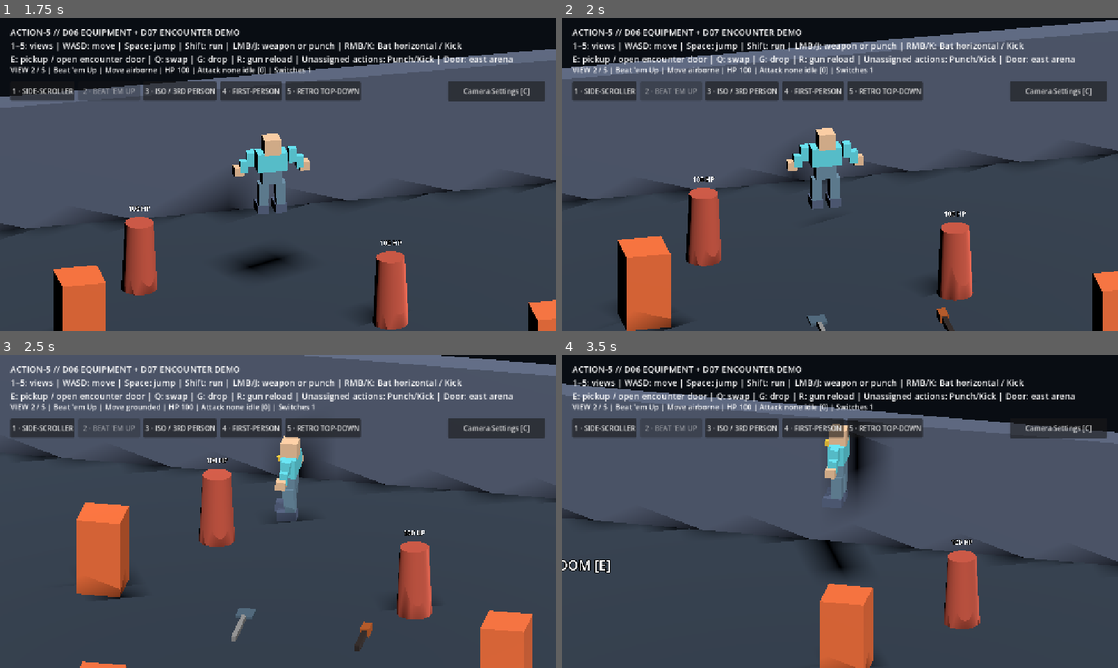
Above: before the commit, frames 1-4 (two rows, left to right).
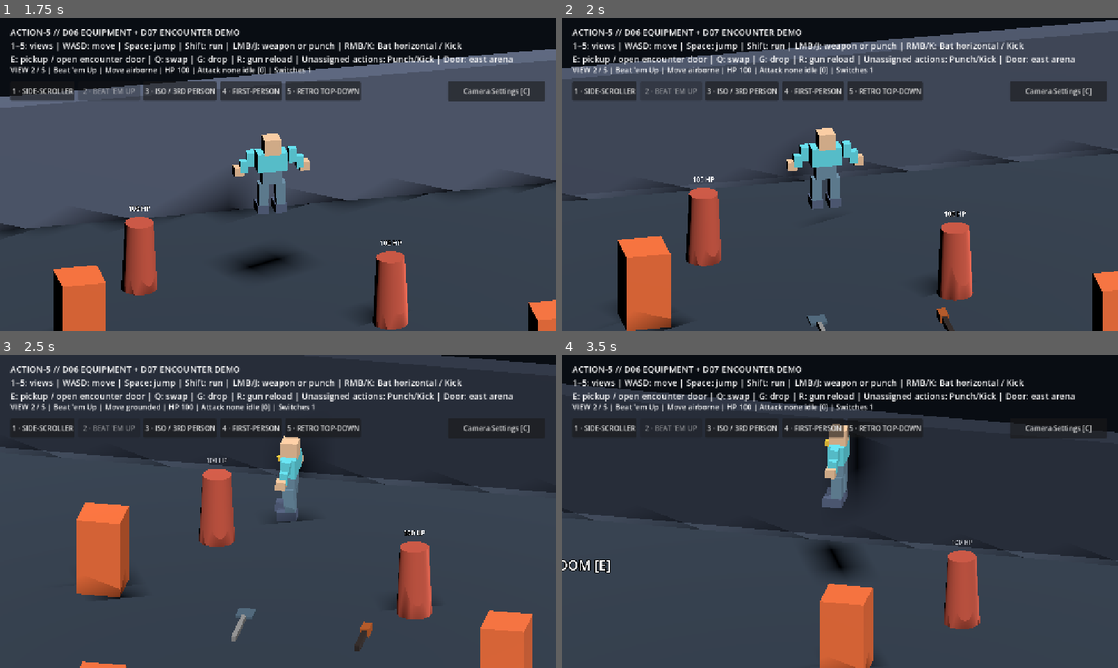
Above: after the commit, the same moments.

Repository: bravado/ACTION-5
Game: Godot game, scene res://demo/main.tscn
The game is run twice, just before and just after one commit, with the same random seed, the same clock (stepped at 60 frames per second) and the same inputs.
Inputs (mouse positions are in pixels of both pictures, inside the frame that each line leads up to):
- Up to frame 1 (1.75 s): tap Enter at 0.5 s; move the mouse to (250, 237) at 0.52 s; hold W (move_up) from 0.53 s (still down); tap Ctrl (actor_crouch) at 0.6 s; click (250, 237) at 0.67 s; tap Space (actor_jump) at 0.77, 1.52 s; move the mouse to (444, 221) at 1.27 s; tap Alt (actor_dodge) at 1.35 s
- Up to frame 2 (2 s): keep holding W (move_up)
- Up to frame 3 (2.5 s): move the mouse to (111, 464) at 2.02 s; release W (move_up) at 2.03 s; hold A (move_left) from 2.03 s (still down); tap K (actor_kick) at 2.1 s
- Up to frame 4 (3.5 s): keep holding A (move_left); move the mouse to (867, 511) at 2.77 s; tap J (actor_punch) at 2.85 s; click (867, 511) at 2.92 s; tap Space (actor_jump) at 3.02 s

Frame 1 is identical in both runs. In frame 2, 0.3% of the frame differs, in the area x 0-100%, y 43-60%; in frame 3, 30%; in frame 4, 36%, in the area x 0-100%, y 9-68%.

Commit message:
feat(d08): opt only outer perimeter walls into proximity fading; preserve inner doors and obstacles

Diff:
--- a/demo/main.tscn
+++ b/demo/main.tscn
@@ -30,6 +30,7 @@
 [ext_resource type="Script" path="res://demo/world/location_manager.gd" id="27_location_manager"]
 [ext_resource type="Script" path="res://demo/interactions/location_portal.gd" id="28_location_portal"]
 [ext_resource type="PackedScene" path="res://demo/world/remote_chamber.tscn" id="29_remote_chamber"]
+[ext_resource type="Script" path="res://demo/world/outer_wall_fader.gd" id="30_outer_wall_fader"]
 
 [sub_resource type="BoxMesh" id="BoxMesh_floor"]
 size = Vector3(28, 0.4, 18)
@@ -141,7 +142,7 @@
 [node name="ArenaNavigation" type="NavigationRegion3D" parent="."]
 script = ExtResource("26_arena_nav")
 
-[node name="NorthWall" type="StaticBody3D" parent="."]
+[node name="NorthWall" type="StaticBody3D" parent="." groups=["action5_outer_wall"]]
 position = Vector3(0, 1.5, -9)
 
 [node name="MeshInstance3D" type="MeshInstance3D" parent="NorthWall"]
@@ -151,7 +152,7 @@
 [node name="CollisionShape3D" type="CollisionShape3D" parent="NorthWall"]
 shape = SubResource("BoxShape3D_wallX")
 
-[node name="SouthWall" type="StaticBody3D" parent="."]
+[node name="SouthWall" type="StaticBody3D" parent="." groups=["action5_outer_wall"]]
 position = Vector3(0, 1.5, 9)
 
 [node name="MeshInstance3D" type="MeshInstance3D" parent="SouthWall"]
@@ -161,7 +162,7 @@
 [node name="CollisionShape3D" type="CollisionShape3D" parent="SouthWall"]
 shape = SubResource("BoxShape3D_wallX")
 
-[node name="WestWall" type="StaticBody3D" parent="."]
+[node name="WestWall" type="StaticBody3D" parent="." groups=["action5_outer_wall"]]
 position = Vector3(-14, 1.5, 0)
 
 [node name="MeshInstance3D" type="MeshInstance3D" parent="WestWall"]
@@ -507,3 +508,6 @@
 
 [node name="RoomVisibility" type="Node" parent="."]
 script = ExtResource("25_room_visibility")
+
+[node name="OuterWallFader" type="Node" parent="."]
+script = ExtResource("30_outer_wall_fader")
Not shown: 1 places in demo/main.tscn that only renumber resources
